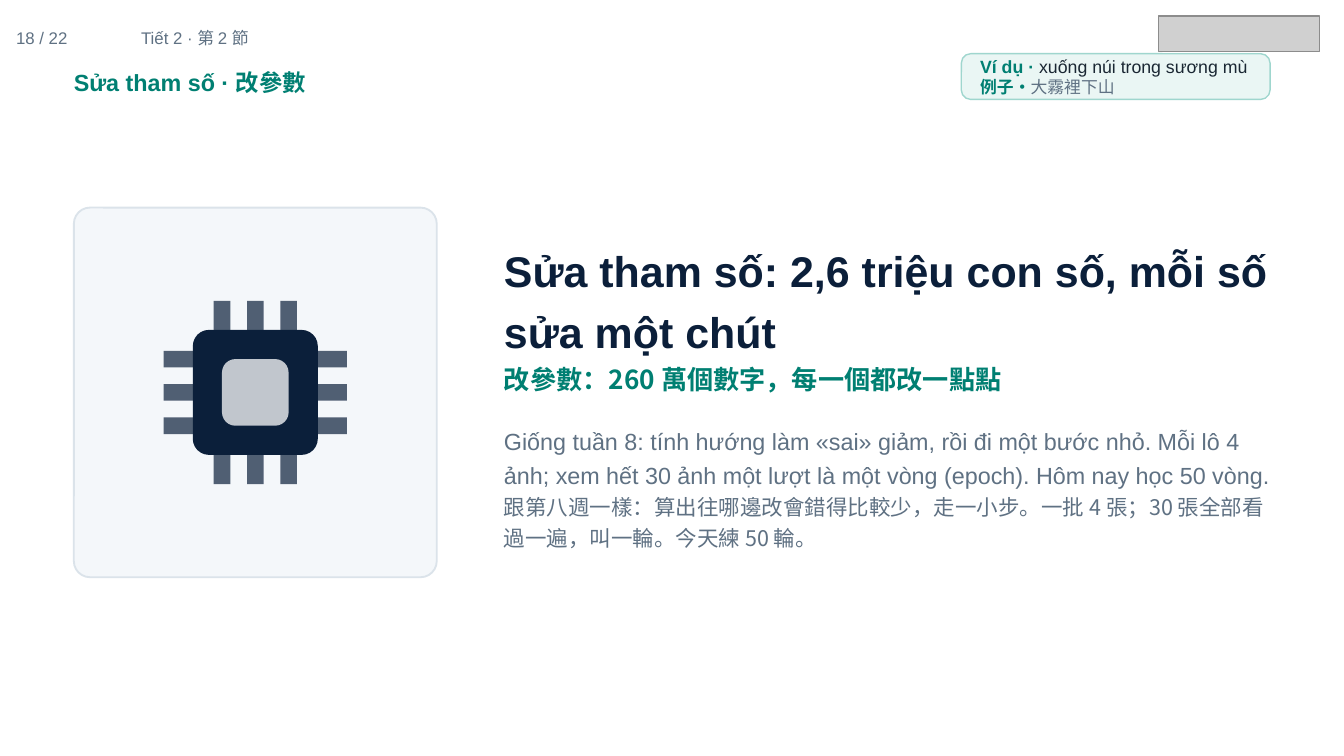
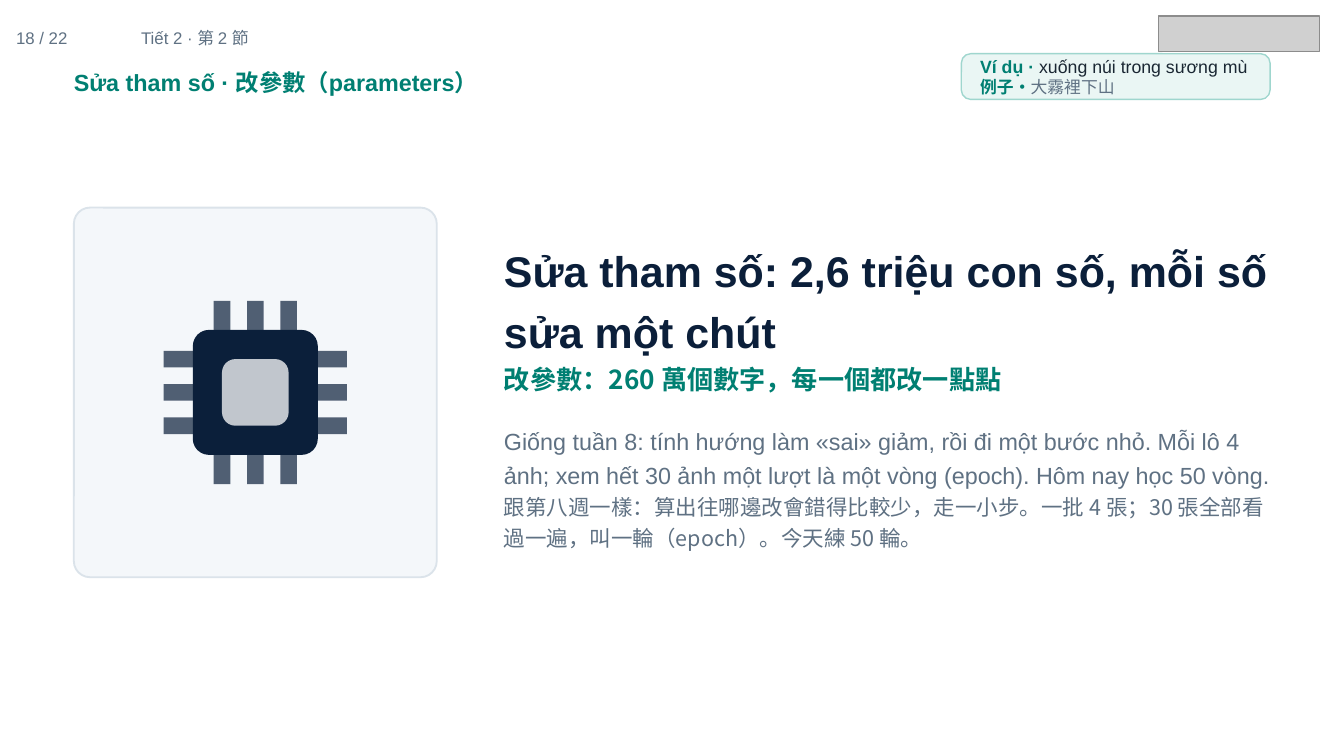
Before and after one commit to ch-neural/MITUST-Principles-of-Self-Driving-Cars, a slide deck: slide 18 of 第十週(11-12)/第十週_第2節_簡報.pptx. Drawn at 1344x756 pixels with LibreOffice and Linux fonts; fonts in the diff are those of the drawing; grey boxes stand for pictures. Boxes give left, top, right and bottom in pixels: in the first picture for what was removed or moved away, otherwise in the second. Text is boxed around its words. In the diff, an @@ line names an element or a change of style, - is before the commit and + after.

```diff
--- a/第十週(11-12)/第十週_第2節_簡報.pptx
+++ b/第十週(11-12)/第十週_第2節_簡報.pptx
@@ text at (74,71,478,96): text changed @@
-Sửa tham số · 改參數
+Sửa tham số · 改參數（parameters）
@@ text at (504,497,1264,551): text changed @@
-跟第八週一樣：算出往哪邊改會錯得比較少，走一小步。一批 4 張；30 張全部看過一遍，叫一輪。今天練 50 輪。
+跟第八週一樣：算出往哪邊改會錯得比較少，走一小步。一批 4 張；30 張全部看過一遍，叫一輪（epoch）。今天練 50 輪。
```
Also in this commit, not shown: 18 other slides changed, 5 other files.
